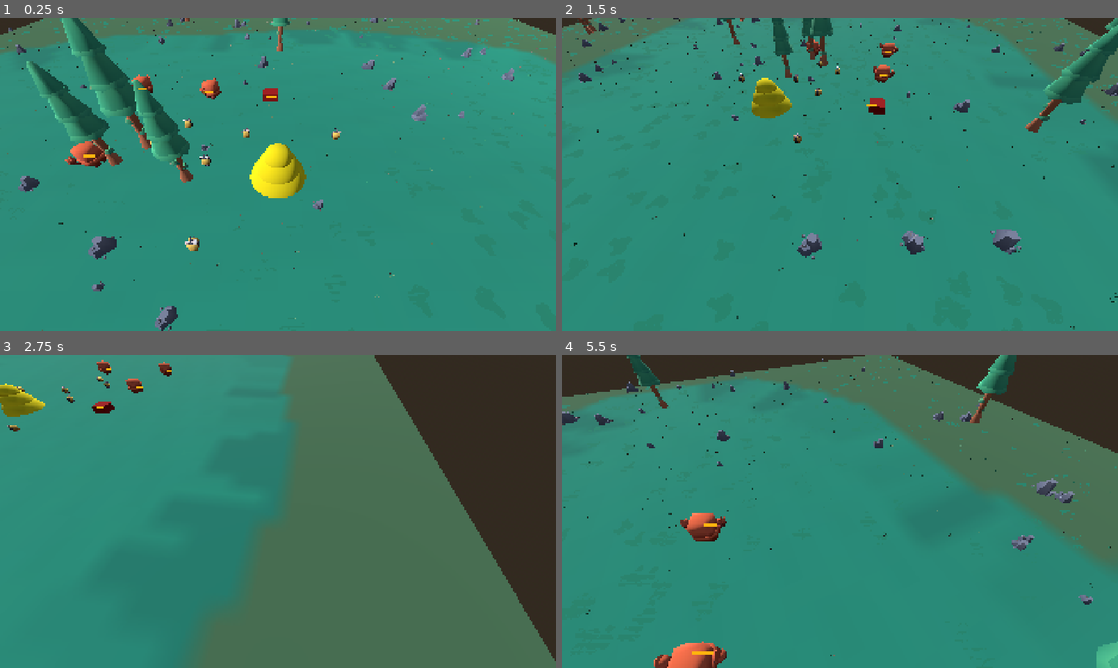
Above: before the commit, frames 1-4 (two rows, left to right).
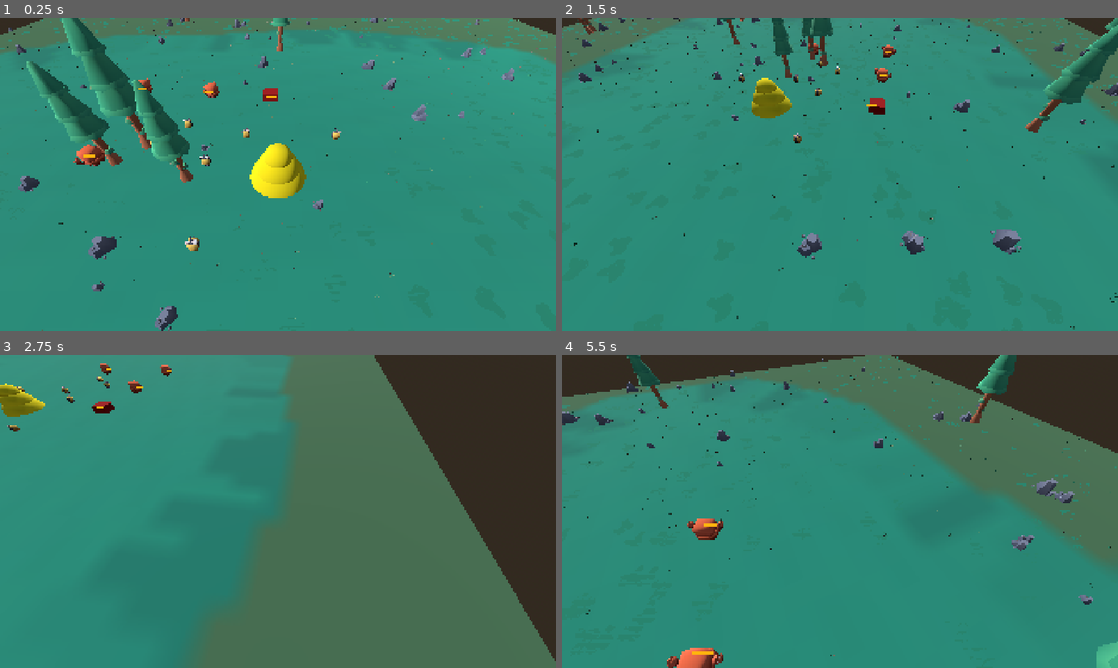
Above: after the commit, the same moments.

Repository: Klarity99/kenney-jam
Game: Godot game, scene res://structure/main.tscn
Two runs of this game, one before a commit and one after it. Both use one fixed random seed, a clock stepped at 60 frames per second and the inputs below.
Inputs (mouse positions are in pixels of both pictures, inside the frame that each line leads up to):
- Up to frame 1 (0.25 s): no input
- Up to frame 2 (1.5 s): move the mouse to (962, 158) at 0.52 s; hold Right (ui_right) 0.53-1.28 s; hold Q 0.53-1.28 s; click (962, 158) at 0.67 s; move the mouse to (728, 190) at 1.27 s; hold Down (ui_down) from 1.28 s (still down); tap E at 1.35 s
- Up to frame 3 (2.75 s): move the mouse to (333, 442) at 2.02 s; release Down (ui_down) at 2.03 s; hold Right (ui_right) from 2.03 s (still down); hold Shift from 2.03 s (still down)
- Up to frame 4 (5.5 s): move the mouse to (812, 574) at 2.77 s; release Right (ui_right) at 2.78 s; release Shift at 2.78 s; hold Up (ui_up) 2.78-3.53 s; tap Q at 2.85 s; click (812, 574) at 2.92 s; move the mouse to (1006, 558) at 3.52 s; hold E 3.53-4.28 s; hold Left (ui_left) 3.53-5.03 s; move the mouse to (673, 464) at 4.27 s; tap Shift at 4.35 s; move the mouse to (867, 511) at 5.02 s; hold Down (ui_down) from 5.03 s (still down); hold Q from 5.03 s (still down); click (867, 511) at 5.17 s

The runs differ from the first frame. In frame 1, 0.5% of the frame differs, in the area x 11-40%, y 18-48%; in frame 2, 0.2%; in frame 3, 0.1%; in frame 4, 0.8%, in the area x 16-30%, y 50-100%.

Commit message:
Added Animations for Crab and Penguin scene

Diff:
--- a/units/scenes/bee.tscn
+++ b/units/scenes/bee.tscn
@@ -17,9 +17,10 @@
 [sub_resource type="ViewportTexture" id="ViewportTexture_sw13t"]
 viewport_path = NodePath("FloaterSprite3D/SubViewport")
 
-[node name="Bee" unique_id=544613324 instance=ExtResource("1_nwdxo")]
+[node name="Bee" unique_id=544613324 node_paths=PackedStringArray("animation") instance=ExtResource("1_nwdxo")]
 collision_mask = 4096
 move_speed = 4.0
+animation = NodePath("View/animal-bee/AnimationPlayer")
 
 [node name="animal-bee" parent="View" parent_id_path=PackedInt32Array(1725393697) index="0" unique_id=1078006901 instance=ExtResource("2_sw13t")]
 transform = Transform3D(-0.5, 0, 4.371139e-08, 0, 0.5, 0, -4.371139e-08, 0, -0.5, 0, 0, 0)
@@ -37,3 +38,5 @@
 [node name="FloaterSprite3D" parent="." index="6" unique_id=1350929214]
 transform = Transform3D(1, 0, 0, 0, 1, 0, 0, 0, 1, 0, 0.5, -0.5)
 texture = SubResource("ViewportTexture_sw13t")
+
+[editable path="View/animal-bee"]
--- a/units/scenes/crab.tscn
+++ b/units/scenes/crab.tscn
@@ -2,6 +2,7 @@
 
 [ext_resource type="PackedScene" uid="uid://bvtp0s6wnj00c" path="res://units/unit.tscn" id="1_8syei"]
 [ext_resource type="ArrayMesh" uid="uid://dtlyrtcv2k1p3" path="res://Assets/Animals/Crab/animal-crab.obj" id="2_32vo0"]
+[ext_resource type="PackedScene" uid="uid://c2nv5wf2eqlr4" path="res://Assets/Animals/Crab/animal-crab.fbx" id="2_j2ghb"]
 [ext_resource type="Texture2D" uid="uid://c8fe5wldvut7q" path="res://Assets/Animals/colormap.png" id="2_p0sbq"]
 
 [sub_resource type="StandardMaterial3D" id="StandardMaterial3D_p0sbq"]
@@ -24,13 +25,20 @@
 [sub_resource type="ViewportTexture" id="ViewportTexture_p0sbq"]
 viewport_path = NodePath("FloaterSprite3D/SubViewport")
 
-[node name="Crab" unique_id=544613324 instance=ExtResource("1_8syei")]
+[node name="Crab" unique_id=544613324 node_paths=PackedStringArray("animation") instance=ExtResource("1_8syei")]
 id = "crab"
 loot = 100
+animation = NodePath("View/animal-crab/AnimationPlayer")
 hp = 30
 
-[node name="MeshInstance3D" parent="View" parent_id_path=PackedInt32Array(1725393697) index="0" unique_id=1431449746]
+[node name="animal-crab" parent="View" parent_id_path=PackedInt32Array(1725393697) index="0" unique_id=1874338521 instance=ExtResource("2_j2ghb")]
+
+[node name="body" parent="View/animal-crab/animal-crab/root" parent_id_path=PackedInt32Array(1874338521, 438791850) index="1" unique_id=1573416586]
+transform = Transform3D(0.9824088, 0.1732252, 0.06975646, -0.1736482, 0.9848077, 4.656613e-10, -0.06869671, -0.012113084, 0.9975641, 1.573182e-08, 0.18124998, -3.8083503e-08)
+
+[node name="MeshInstance3D" parent="View" parent_id_path=PackedInt32Array(1725393697) index="1" unique_id=1431449746]
 transform = Transform3D(1.25, 0, 0, 0, 1.25, 0, 0, 0, 1.25, 0, 0, 0)
+visible = false
 material_override = SubResource("StandardMaterial3D_p0sbq")
 cast_shadow = 0
 mesh = ExtResource("2_32vo0")
@@ -43,3 +51,5 @@
 
 [node name="FloaterSprite3D" parent="." index="6" unique_id=1350929214]
 texture = SubResource("ViewportTexture_p0sbq")
+
+[editable path="View/animal-crab"]
--- a/units/scenes/penguin.tscn
+++ b/units/scenes/penguin.tscn
@@ -3,6 +3,7 @@
 [ext_resource type="Script" uid="uid://ukk6mw3ml4gn" path="res://units/unit.gd" id="1_rfm8r"]
 [ext_resource type="ArrayMesh" uid="uid://cclcfmiofkhu4" path="res://Assets/Animals/Penguin/animal-penguin.obj" id="2_fdw5m"]
 [ext_resource type="Texture2D" uid="uid://c8fe5wldvut7q" path="res://Assets/Animals/colormap.png" id="2_ivvgl"]
+[ext_resource type="PackedScene" uid="uid://bkecjo41ybljr" path="res://Assets/Animals/Penguin/animal-penguin.fbx" id="2_n3mfm"]
 
 [sub_resource type="StandardMaterial3D" id="StandardMaterial3D_ivvgl"]
 transparency = 2
@@ -19,12 +20,16 @@
 [sub_resource type="TorusMesh" id="TorusMesh_ivvgl"]
 material = SubResource("StandardMaterial3D_n3mfm")
 
-[node name="Penguin" type="CharacterBody3D" unique_id=1493439624]
+[node name="Penguin" type="CharacterBody3D" unique_id=1493439624 node_paths=PackedStringArray("animation")]
 script = ExtResource("1_rfm8r")
+animation = NodePath("View/animal-penguin/AnimationPlayer")
 
 [node name="View" type="Node3D" parent="." unique_id=792624847]
 
+[node name="animal-penguin" parent="View" unique_id=269273525 instance=ExtResource("2_n3mfm")]
+
 [node name="MeshInstance3D" type="MeshInstance3D" parent="View" unique_id=1082022792]
+visible = false
 material_override = SubResource("StandardMaterial3D_ivvgl")
 cast_shadow = 0
 mesh = ExtResource("2_fdw5m")
@@ -38,3 +43,5 @@
 
 [node name="NavigationAgent3D" type="NavigationAgent3D" parent="." unique_id=1040918590]
 unique_name_in_owner = true
+
+[editable path="View/animal-penguin"]
--- a/units/unit.gd
+++ b/units/unit.gd
@@ -7,13 +7,13 @@
 @onready var reach_area: Area3D = $Reach
 @onready var seconds_timer: Timer = $SecondsTimer
 @onready var floater := %FloaterControl
-@onready var animation : AnimationPlayer = $"View/animal-bee/AnimationPlayer"
 
 @export var move_speed := 5.0
 @export var id: String
 @export var building := false
 @export var ally := false
 @export var loot: int
+@export var animation : AnimationPlayer
 
 var in_reach := []
 
@@ -44,7 +44,6 @@
 		else:
 			floater.visible = true
 	update_floater_hp()
-
 	animationLoop("idle", true)
 	animationLoop("run", true)
 	animationLoop("eat", true)
Binary file added: Assets/Animals/Crab/animal-crab.fbx
Not shown, added: Assets/Animals/Crab/animal-crab.fbx.import
Binary file added: Assets/Animals/Penguin/animal-penguin.fbx
Not shown, added: Assets/Animals/Penguin/animal-penguin.fbx.import
